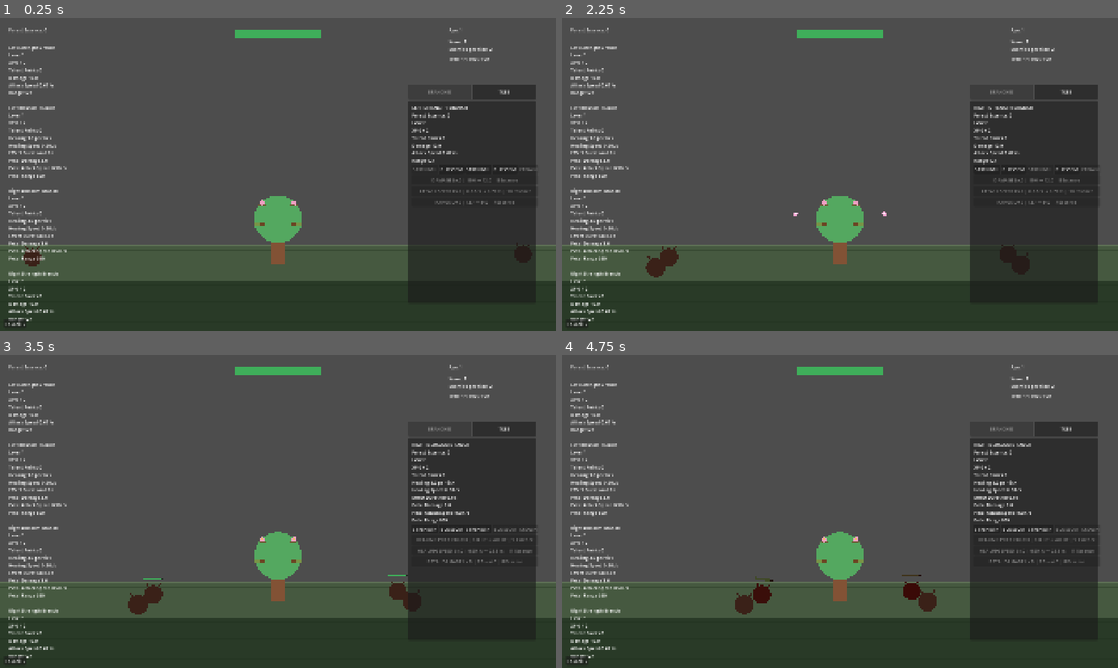
Above: before the commit, frames 1-4 (two rows, left to right).
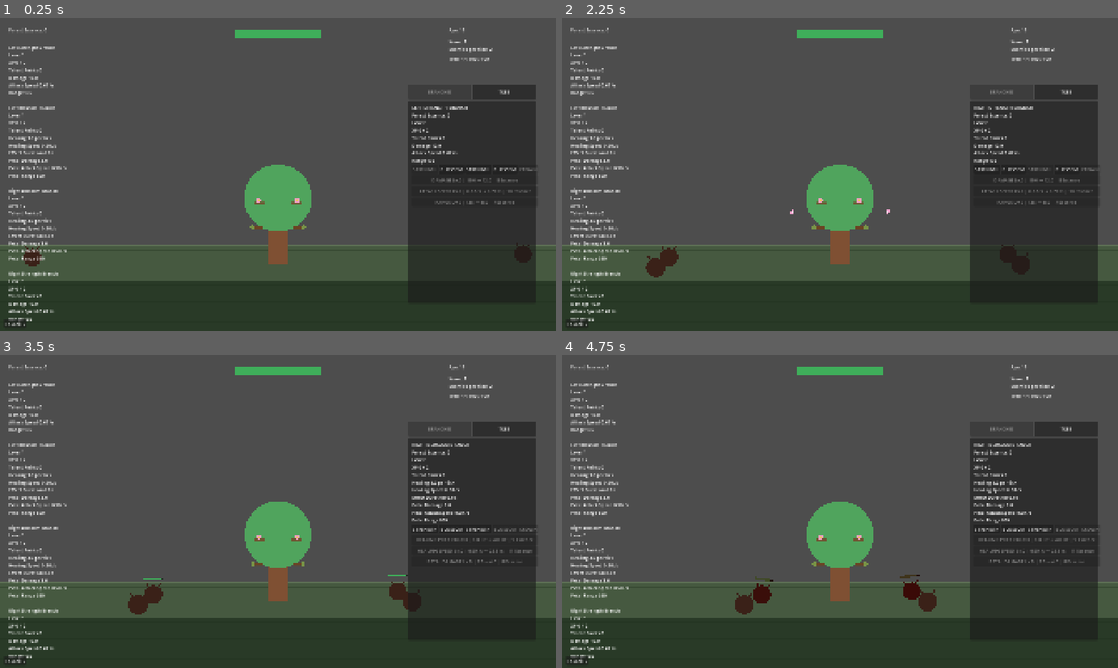
Above: after the commit, the same moments.

Repository: Triggggie/tree-guardian
Game: Godot game, scene res://scenes/main_world.tscn
Two runs of this game, one before a commit and one after it. Both use one fixed random seed, a clock stepped at 60 frames per second and the inputs below.
Inputs:
- Up to frame 1 (0.25 s): no input
- Up to frame 2 (2.25 s): click "BLOSSOM" at 0.5 s; click "STRENGTH" at 1.25 s; click "STRENGTH" at 2 s
- Up to frame 3 (3.5 s): click "BLOSSOM" at 2.75 s
- Up to frame 4 (4.75 s): click "TREE" at 3.5 s; click "BRANCHES" at 4.25 s

The runs differ from the first frame. In frame 1, 1.7% of the frame differs, in the area x 4-88%, y 3-97%; in frame 2, 1.8%; in frame 3, 1.7%; in frame 4, 1.7%.

Commit message:
Apply Verdant Soul maximum health

Diff:
--- a/scripts/tree.gd
+++ b/scripts/tree.gd
@@ -103,7 +103,7 @@
 
 
 var forest_essence: int = 0
-var age: int = 1
+var age: int = 19
 
 var max_health_upgrade_level: int = 0
 var health_regeneration_upgrade_level: int = 0
@@ -115,6 +115,7 @@
 var essence_fraction_buffer: float = 0.0
 
 var idle_time: float = 0.0
+var unmodified_max_health: float = 0.0
 var current_health: float
 var is_dead: bool = false
 
@@ -134,7 +135,26 @@
 	add_to_group("tree")
 
 	resting_position = position
+
+	unmodified_max_health = max(
+		max_health,
+		1.0
+	)
+
+	max_health = get_modified_max_health()
 	current_health = max_health
+
+	TreeSouls.soul_selected.connect(
+		_on_tree_soul_selected
+	)
+
+	TreeSouls.soul_rank_changed.connect(
+		_on_tree_soul_rank_changed
+	)
+
+	TreeSouls.soul_cleared.connect(
+		_on_tree_soul_cleared
+	)
 
 	store_attachment_positions()
 	update_tree_growth()
@@ -505,6 +525,48 @@
 		< get_maximum_tree_upgrade_level()
 	)
 
+func get_modified_max_health() -> float:
+	var maximum_health_before_modifiers: float = (
+		unmodified_max_health
+		+ max_health_upgrade_level
+		* max_health_per_upgrade
+	)
+
+	return max(
+		RunModifiers.apply_modifier(
+			maximum_health_before_modifiers,
+			RunModifierIds.TREE_MAX_HEALTH
+		),
+		1.0
+	)
+
+
+func refresh_maximum_health(
+	restore_gained_health: bool
+) -> void:
+	var previous_maximum_health: float = max_health
+
+	max_health = get_modified_max_health()
+
+	if (
+		restore_gained_health
+		and max_health > previous_maximum_health
+	):
+		current_health += (
+			max_health
+			- previous_maximum_health
+		)
+
+	current_health = clamp(
+		current_health,
+		0.0,
+		max_health
+	)
+
+	health_changed.emit(
+		current_health,
+		max_health
+	)
 
 func get_current_health_regeneration() -> float:
 	var flat_regeneration: float = (
@@ -559,20 +621,14 @@
 		return false
 
 	max_health_upgrade_level += 1
-	max_health += max_health_per_upgrade
-	current_health = min(
-		current_health + max_health_per_upgrade,
-		max_health
+
+	refresh_maximum_health(
+		true
 	)
 
 	tree_upgrade_changed.emit(
 		&"max_health",
 		max_health_upgrade_level
-	)
-
-	health_changed.emit(
-		current_health,
-		max_health
 	)
 
 	print_tree_upgrade_result(
@@ -915,6 +971,28 @@
 		get_tree_growth_factor()
 	)
 
+func _on_tree_soul_selected(
+	_soul_definition: TreeSoulDefinition,
+	_soul_rank: int
+) -> void:
+	refresh_maximum_health(
+		true
+	)
+
+
+func _on_tree_soul_rank_changed(
+	_old_rank: int,
+	_new_rank: int
+) -> void:
+	refresh_maximum_health(
+		true
+	)
+
+
+func _on_tree_soul_cleared() -> void:
+	refresh_maximum_health(
+		false
+	)
 
 func heal(
 	amount: float,
